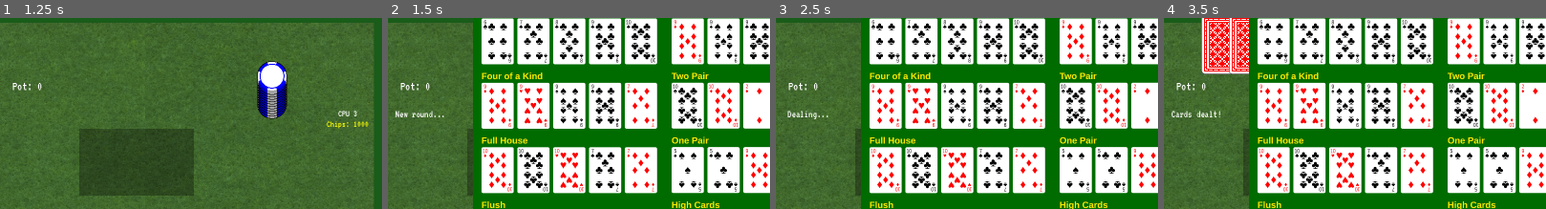
Above: before the commit, frames 1-4 (left to right).
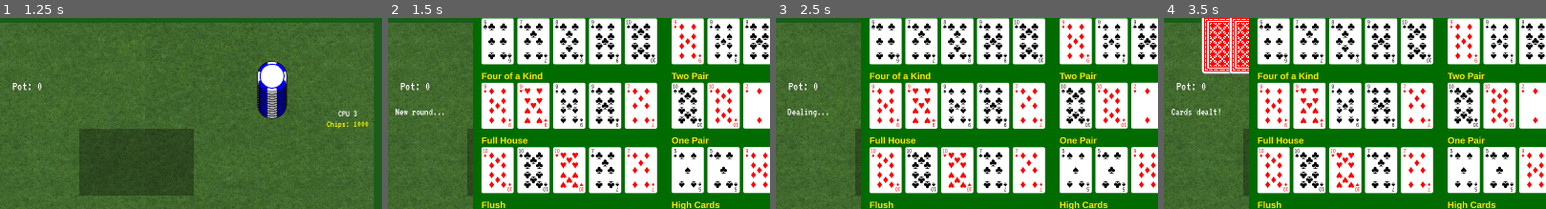
Above: after the commit, the same moments.

Repository: AzureJames/poker-stl
Game: Godot game, scene res://scene/main.tscn
Two runs of this game, one before a commit and one after it. Both use one fixed random seed, a clock stepped at 60 frames per second and the inputs below.
Inputs:
- Up to frame 1 (1.25 s): click "Play" at 0.5 s
- Up to frame 2 (1.5 s): click "Hands" at 1.25 s
- Up to frame 3 (2.5 s): click "Fold" at 2 s
- Up to frame 4 (3.5 s): click "Check" at 2.75 s
The pictures show only the part of the screen within x 36-86%, y 11-61%; the shares and areas given below are measured in that part.

Frame 1 is identical in both runs. In frame 2, 0.3% of the frame differs, in the area x 2-15%, y 47-52%; in frame 3, 0.2%; in frame 4, 0.3%.

Commit message:
goes pretty well

Diff:
--- a/script/ai/ai_easy.gd
+++ b/script/ai/ai_easy.gd
@@ -30,7 +30,11 @@
 		return {"action": "raise", "amount": call_amt + 1}
 	if strength > call_thresh:
 		return {"action": "call", "amount": call_amt}
-	if randf() < 0.02:
+	elif call_amt == 0:
+		return {"action": "call", "amount": 0}
+	elif strength < 0.12 and call_amt > 10:
+		return {"action": "fold", "amount": 0}
+	elif randf() < 0.35:
 		return {"action": "fold", "amount": 0}
 	else:
 		return {"action": "call", "amount": call_amt}
--- a/script/ai/ai_hard.gd
+++ b/script/ai/ai_hard.gd
@@ -44,17 +44,17 @@
 
 	var outs = 0
 	for r in rank_counts.keys():
-		if rank_counts[r] == 1:
-			var remaining = 4 - _seen_ranks.get(r, 0) - rank_counts[r]
-			outs += remaining
-		elif rank_counts[r] == 2:
+		if rank_counts[r] == 2:
 			var remaining = 4 - _seen_ranks.get(r, 0) - rank_counts[r]
 			outs += remaining * 2
 
+	var flush_draw = false
 	for s in suits.keys():
 		if suits[s] >= 3:
 			var remaining = 13 - _seen_suits.get(s, 0) - suits[s]
-			if remaining > 0: outs += remaining
+			if remaining > 0:
+				outs += remaining
+				flush_draw = true
 
 	return outs
 
@@ -127,6 +127,14 @@
 		amt = min(amt, 100 - player_bet)
 		if _current_player >= 0: _track_opponent(_current_player, "raise")
 		return {"action": "raise", "amount": amt}
+	elif call_amt > 0 and strength < 0.26 + pot_odds * 0.6 and implied < pot_odds * 1.5:
+		# Weak hand facing a meaningful bet — fold strategically
+		if randf() < 0.1 and call_amt < player_chips * 0.3:
+			# 10% spite call to keep opponents honest
+			if _current_player >= 0: _track_opponent(_current_player, "call")
+			return {"action": "call", "amount": call_amt}
+		if _current_player >= 0: _track_opponent(_current_player, "fold")
+		return {"action": "fold", "amount": 0}
 	elif effective > 0.05 - looseness * 0.08 or implied > pot_odds or (strength > 0.2 - looseness * 0.15 and pot_odds < 0.3):
 		if _current_player >= 0: _track_opponent(_current_player, "call")
 		return {"action": "call", "amount": call_amt}
--- a/script/game_manager.gd
+++ b/script/game_manager.gd
@@ -3,7 +3,7 @@
 const NUM_PLAYERS = 4
 const STARTING_CHIPS = 1000
 const ANTE_PERCENT = 0.05
-const MAX_BET = 50
+const MAX_BET = 65
 const STEAL_TIMER = 21.0
 const CARD_W = 88
 const CARD_H = 124
@@ -139,8 +139,9 @@
 	message_label.horizontal_alignment = HORIZONTAL_ALIGNMENT_CENTER
 	message_label.add_theme_font_size_override("font_size", 22)
 	message_label.add_theme_color_override("font_color", Color.WHITE)
-	message_label.position = Vector2(390, 280)
+	message_label.position = Vector2(390, 275)
 	message_label.size = Vector2(500, 40)
+	message_label.z_index = 9
 	message_label.mouse_filter = Control.MOUSE_FILTER_IGNORE
 	add_child(message_label)
 
@@ -732,10 +733,11 @@
 	checkcall_button.visible = true
 
 	var slider_min = 5
-	var slider_max = 50
+	var slider_max = 65
 	var cannot_meet_call = call_amount > slider_max
-
-	raise_button.visible = can_raise and !cannot_meet_call
+	var pot_limit = pot >= 595
+
+	raise_button.visible = can_raise and !cannot_meet_call and !pot_limit
 	allin_button.visible = can_raise and !cannot_meet_call
 	bet_amt_label.visible = can_raise
 	bet_slider.visible = can_raise and !cannot_meet_call
@@ -775,9 +777,38 @@
 				_announce("You called")
 		"raise":
 			var raise_amount = int(bet_slider.value)
-			var max_allowed = 100 - player_bets[player_idx]
+			var max_allowed = 130 - player_bets[player_idx]
 			var total_bet = mini(raise_amount, max_allowed)
 			total_bet = mini(total_bet, player_chips[player_idx])
+			if pot + total_bet > 595:
+				_announce("Pot limit reached")
+				show_action_buttons(true)
+				action = await _wait_for_human_action()
+				show_action_buttons(false)
+				match action:
+					"fold":
+						player_folded[player_idx] = true
+						player_panel[player_idx].name_label.add_theme_color_override("font_color", Color.GRAY)
+						update_hand_display(player_idx)
+						$SoundManager.play_card_shove()
+						$ChipManager.update_player_pile(player_idx, player_chips[player_idx])
+						_announce("You folded")
+					"call":
+						var amt = call_amount
+						player_chips[player_idx] -= amt
+						pot += amt
+						player_bets[player_idx] += amt
+						player_panel[player_idx].bet_label.text = "Bet: %d" % player_bets[player_idx]
+						$SoundManager.play_chip_lay()
+						$ChipManager.add_pot_contribution(player_idx, amt)
+						$ChipManager.update_player_pile(player_idx, player_chips[player_idx])
+						$ChipManager.update_pot(pot)
+						if amt == 0: _announce("You checked")
+						else: _announce("You called")
+				update_chip_labels()
+				pot_label.text = "Pot: %d" % pot
+				if RELEASE_MODE: await get_tree().create_timer(0.9).timeout
+				return
 			player_chips[player_idx] -= total_bet
 			pot += total_bet
 			player_bets[player_idx] += total_bet
@@ -865,7 +896,7 @@
 
 	match decision.action:
 		"raise":
-			var raise_amt = clampi(decision.amount, 1, 100 - player_bets[player_idx])
+			var raise_amt = clampi(decision.amount, 1, 130 - player_bets[player_idx])
 			raise_amt = mini(raise_amt, player_chips[player_idx])
 			var new_total = player_bets[player_idx] + raise_amt
 			if new_total > current_bet:
@@ -1216,7 +1247,7 @@
 		player_chips[winner] += pot
 		$ChipManager.update_player_pile(winner, player_chips[winner])
 		$ChipManager.update_pot(0)
-		_announce("%s wins (everyone folded)!" % player_names[winner], 55)
+		_announce("%s wins (everyone folded)!" % player_names[winner], 45)
 		$SoundManager.play_win()
 		return
 
@@ -1243,10 +1274,10 @@
 	$ChipManager.update_pot(0)
 
 	if best.player == 0:
-		_announce("%s win with %s!" % [player_names[best.player], hand_result_name(best.result)], 55)
+		_announce("%s win with %s!" % [player_names[best.player], hand_result_name(best.result)], 45)
 		$SoundManager.play_win()
 	else:
-		_announce("%s wins with %s!" % [player_names[best.player], hand_result_name(best.result)], 55)
+		_announce("%s wins with %s!" % [player_names[best.player], hand_result_name(best.result)], 45)
 		$SoundManager.play_win()
 	update_chip_labels()
 
